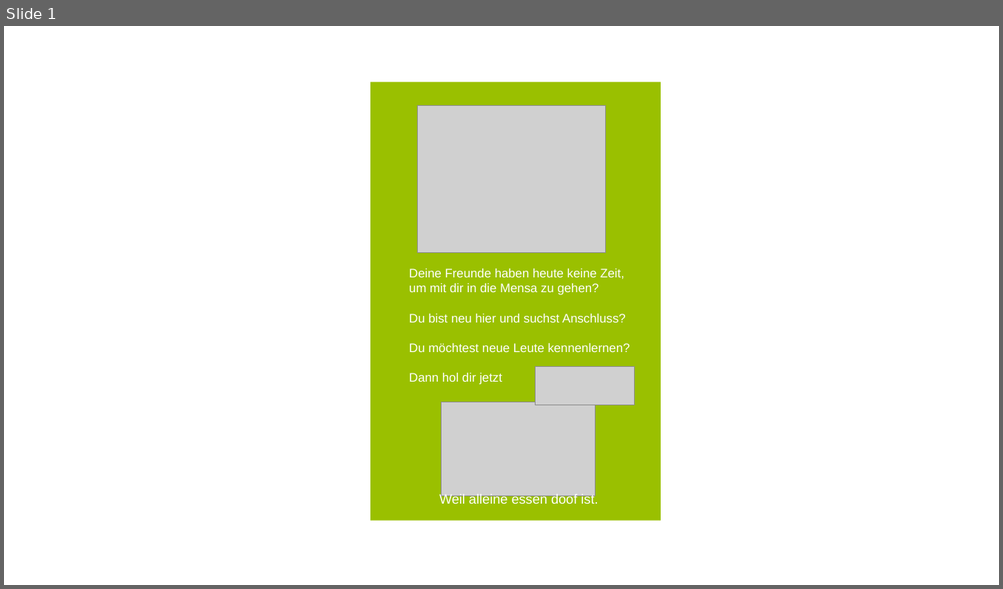
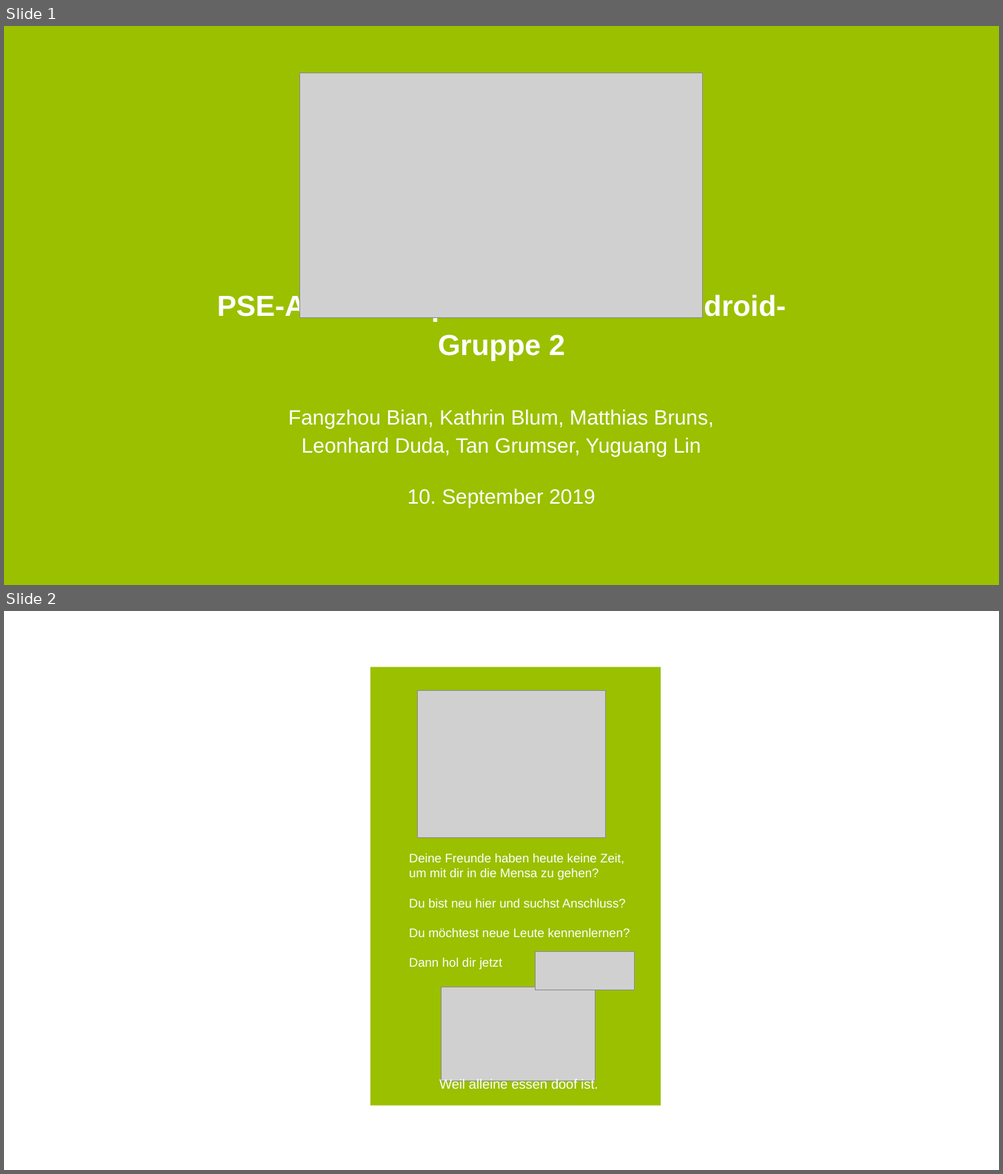
Before and after one commit to itzMatze/PSE-Team02, a slide deck: 5 Präsentation/mensameet_abschluss.pptx. Shown one above the other, each under a label of ours: slide 1 before the commit, slides 1 and 2 after it. The pictures are 1003x589 and 1003x1174 pixels, drawn with LibreOffice and Linux fonts; fonts in the diff are those of the drawing; grey boxes stand for pictures. Boxes give left, top, right and bottom in pixels: in the first picture for what was removed or moved away, otherwise in the second. Text is boxed around its words. In the diff, an @@ line names an element or a change of style, - is before the commit and + after.

```diff
--- a/5 Präsentation/mensameet_abschluss.pptx
+++ b/5 Präsentation/mensameet_abschluss.pptx
@@ slide 1 added at (x1=4, y1=26, x2=999, y2=585), background #9AC000 @@
@@ picture added at (x1=300, y1=73, x2=703, y2=318) @@
@@ text added at (x1=217, y1=293, x2=785, y2=361), 28 pt, text #FFFFFF, bold @@
+PSE-Abschlusspräsentation der Android-Gruppe 2
@@ text added at (x1=288, y1=409, x2=714, y2=508), 20 pt, text #FFFFFF @@
+Fangzhou Bian, Kathrin Blum, Matthias Bruns, Leonhard Duda, Tan Grumser, Yuguang Lin
+10. September 2019
@@ what was slide 1 is now slide 2 @@
```
Also in this commit, not shown: 1 slide changed, 3 other slides added, 2 slides removed.
